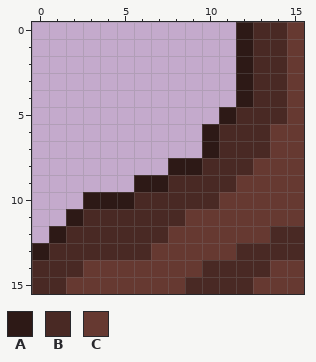
File history of a pixel-art file, Raw_Assets/Left_tree_root.ase. Above, as it was before the edit.
16x16 pixels, 1 frame.
Palette (. is transparent): A #2d1916  B #492924  C #663931
Pixels before, first column x 0:
 0 ............ABBC
 1 ............ABBC
 2 ............ABBC
 3 ............ABBC
 4 ............ABBC
 5 ...........ABBBC
 6 ..........ABBBCC
 7 ..........ABBBCC
 8 ........AABBBCCC
 9 ......AABBBBCCCC
10 ...AAABBBBBCCCCC
11 ..ABBBBBBCCCCCCC
12 .ABBBBBBCCCCCCBB
13 ABBBBBBCCCCCBBBB
14 BBBCCCCCCCBBBBCC
15 BBCCCCCCCBBBBCCC
Once edited:
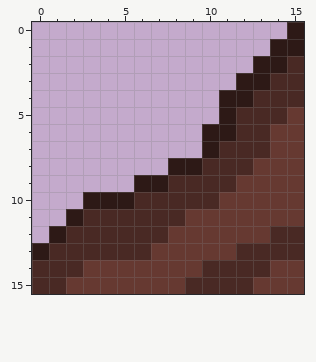
Changes in this commit:
Changed rows in their new state; - is an unchanged pixel.
first column x 11:
 0 -...A
 1 -..AA
 2 -.AAB
 3 --A-B
 4 A---B
 6 A----
